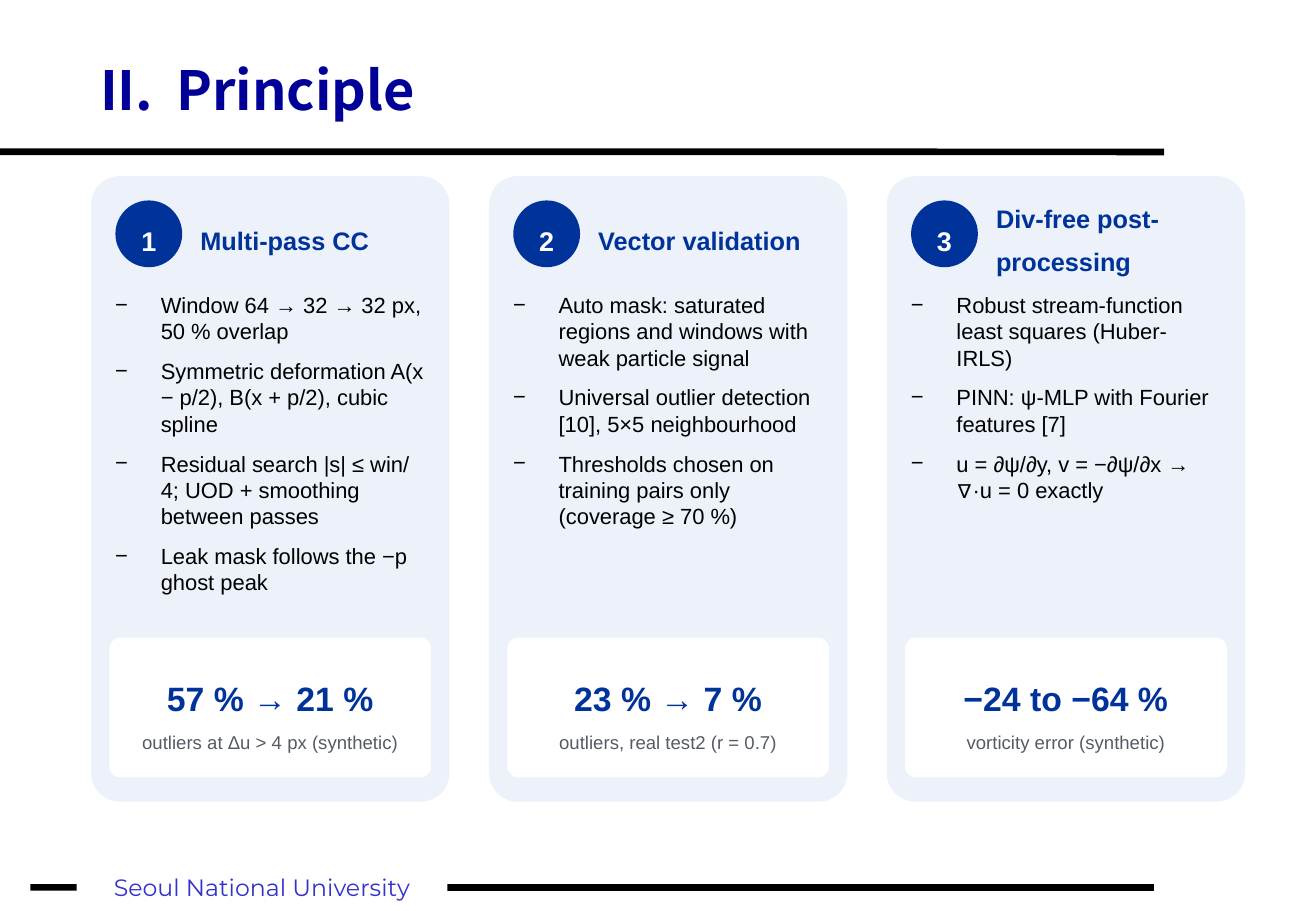
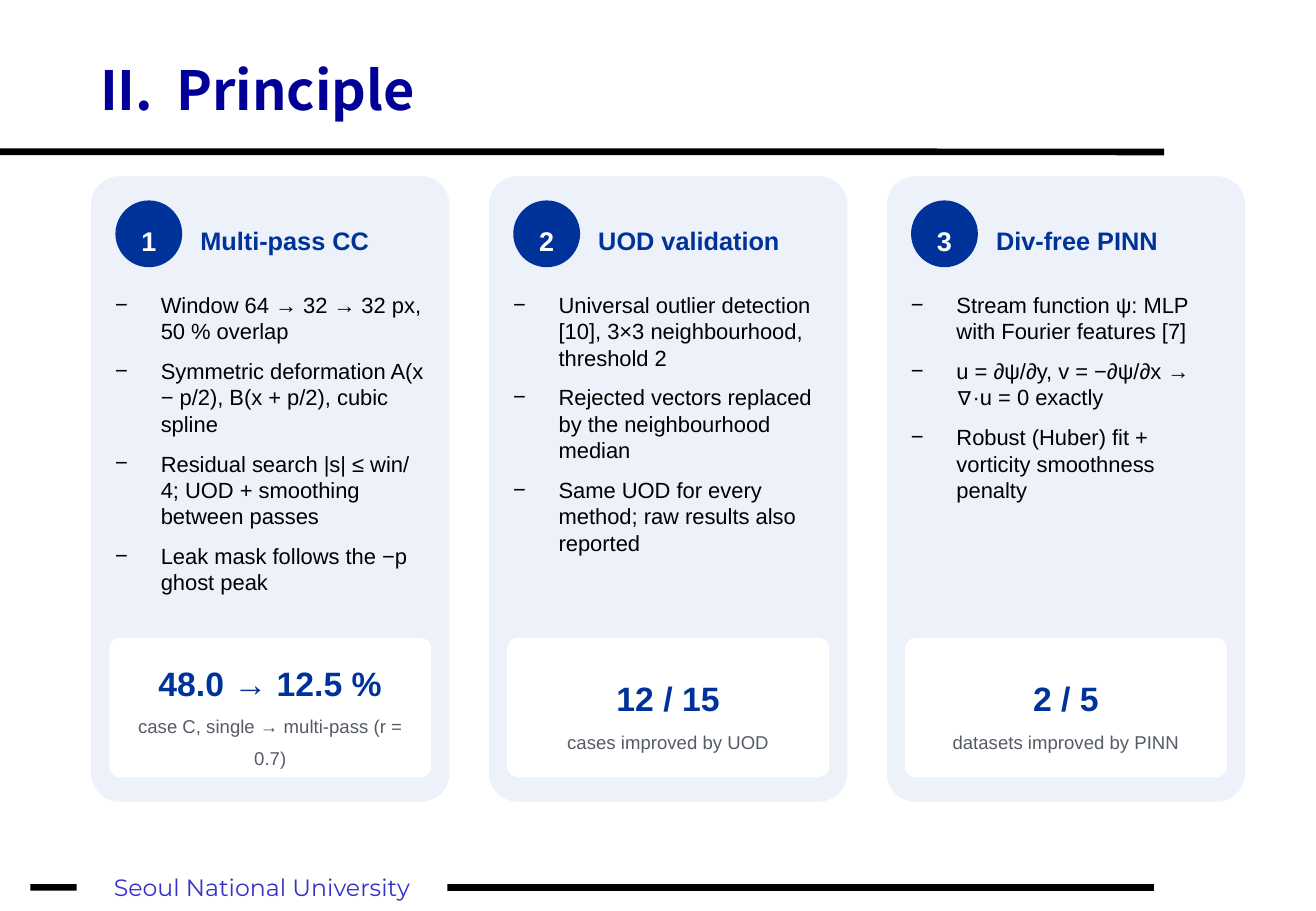
Before and after one commit to fosherrat/piv_termproject, a slide deck: slide 10 of presentation/PIV_term_project.pptx. Drawn at 1316x911 pixels with LibreOffice and Linux fonts; fonts in the diff are those of the drawing. Boxes give left, top, right and bottom in pixels: in the first picture for what was removed or moved away, otherwise in the second. Text is boxed around its words. In the diff, an @@ line names an element or a change of style, - is before the commit and + after.

```diff
--- a/presentation/PIV_term_project.pptx
+++ b/presentation/PIV_term_project.pptx
@@ text at box(598, 231, 779, 251): text changed @@
-Vector validation
+UOD validation
@@ text at box(996, 231, 1157, 251): text changed @@
-Div-free post-processing
+Div-free PINN
@@ text at box(559, 297, 812, 555): text changed @@
-− Auto mask: saturated regions and windows with weak particle signal
-− Universal outlier detection [10], 5×5 neighbourhood
-− Thresholds chosen on training pairs only (coverage ≥ 70 %)
+− Universal outlier detection [10], 3×3 neighbourhood, threshold 2
+− Rejected vectors replaced by the neighbourhood median
+− Same UOD for every method; raw results also reported
@@ text at box(956, 297, 1189, 344): text changed @@
-− Robust stream-function least squares (Huber-IRLS)
-− PINN: ψ-MLP with Fourier features [7]
+− Stream function ψ: MLP with Fourier features [7]
@@ text at box(956, 429, 1155, 503): paragraph added @@
+− Robust (Huber) fit + vorticity smoothness penalty
@@ text in rounded rectangle at box(138, 672, 386, 769): text changed @@
-57 % → 21 %
-outliers at Δu > 4 px (synthetic)
+48.0 → 12.5 %
+case C, single → multi-pass (r = 0.7)
@@ text in rounded rectangle at box(567, 687, 768, 753): text changed @@
-23 % → 7 %
-outliers, real test2 (r = 0.7)
+12 / 15
+cases improved by UOD
@@ text in rounded rectangle at box(953, 687, 1178, 753): text changed @@
-−24 to −64 %
-vorticity error (synthetic)
+2 / 5
+datasets improved by PINN
```
Also in this commit, not shown: 10 other slides changed, 5 slides added, 2 slides removed, 8 other files.
